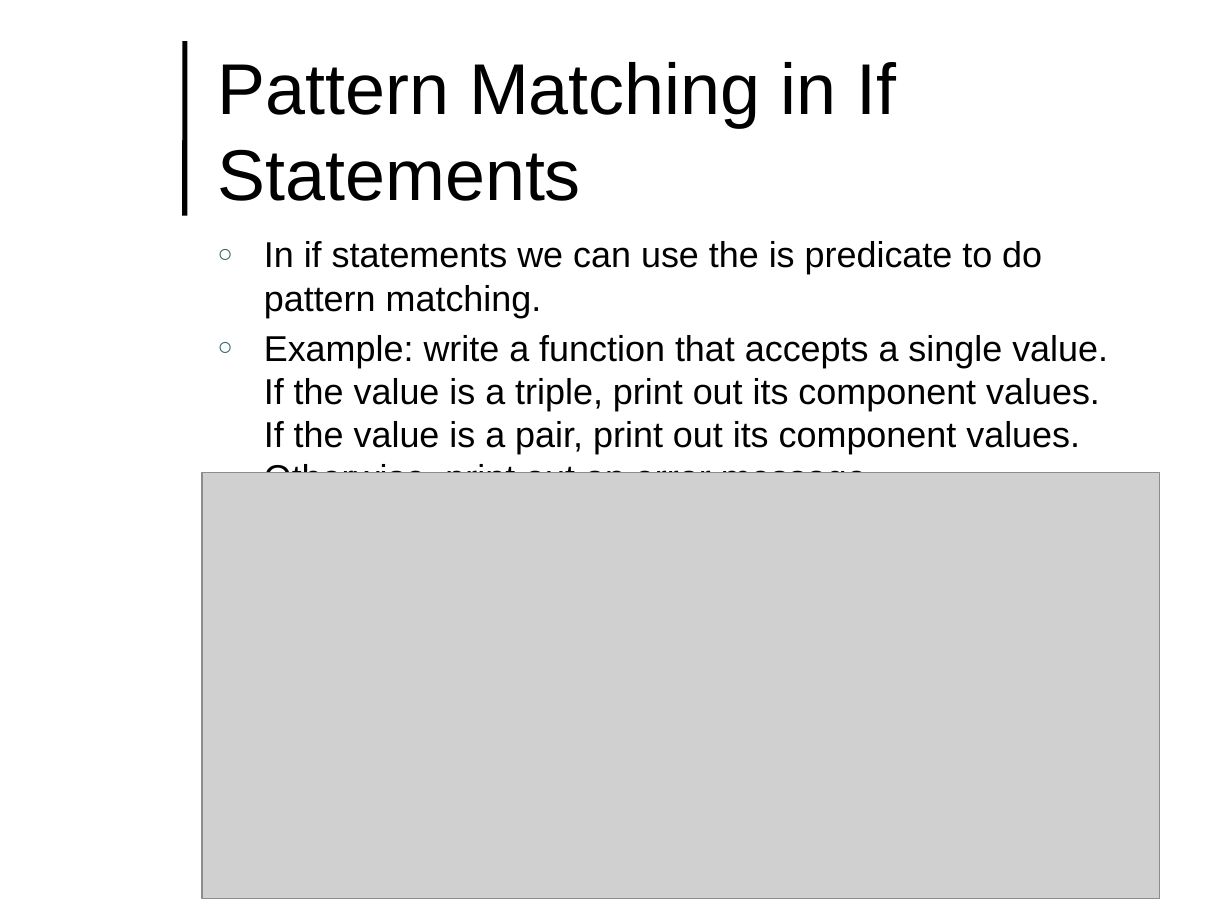
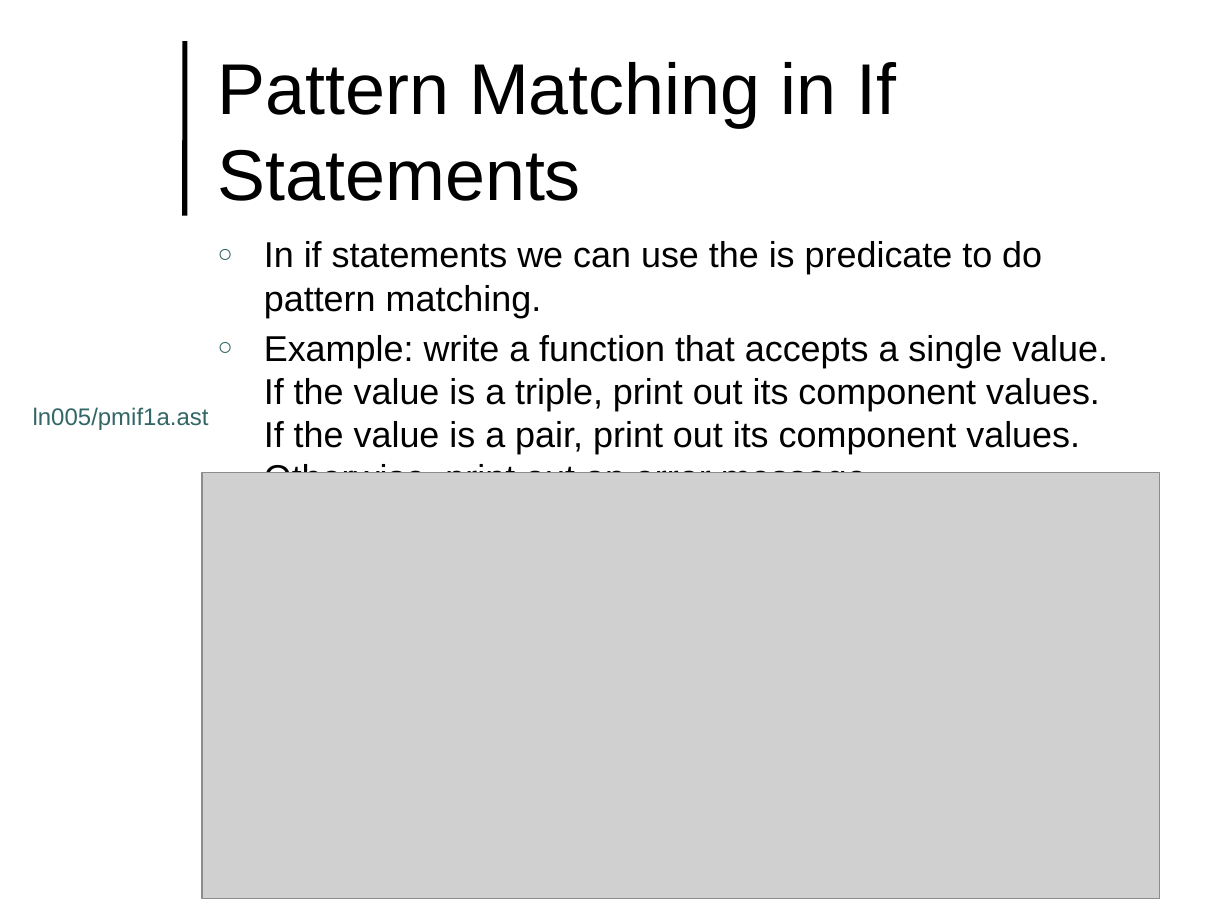
Before and after one commit to lutzhamel/CSC493, a slide deck: slide 4 of notes/csc493-ln005.pptx. Drawn at 1232x924 pixels with LibreOffice and Linux fonts; fonts in the diff are those of the drawing; grey boxes stand for pictures; background and template pictures are left out. Boxes give left, top, right and bottom in pixels: in the first picture for what was removed or moved away, otherwise in the second. Text is boxed around its words. In the diff, an @@ line names an element or a change of style, - is before the commit and + after.

```diff
--- a/notes/csc493-ln005.pptx
+++ b/notes/csc493-ln005.pptx
@@ text added at (33, 407, 209, 430), 14 pt, text #336666 @@
+ln005/pmif1a.ast
```
Also in this commit, not shown: 1 other slide changed, 1 slide added, 4 other files.
